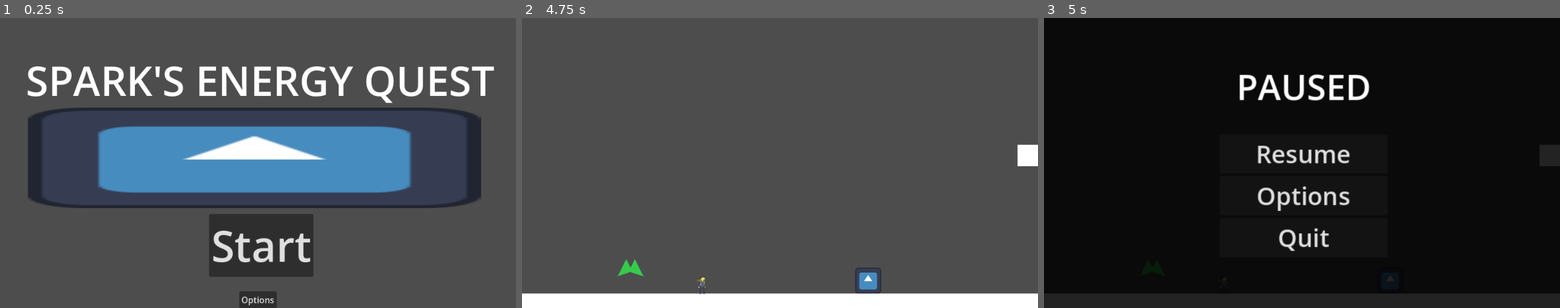
Above: before the commit, frames 1-3 (left to right).
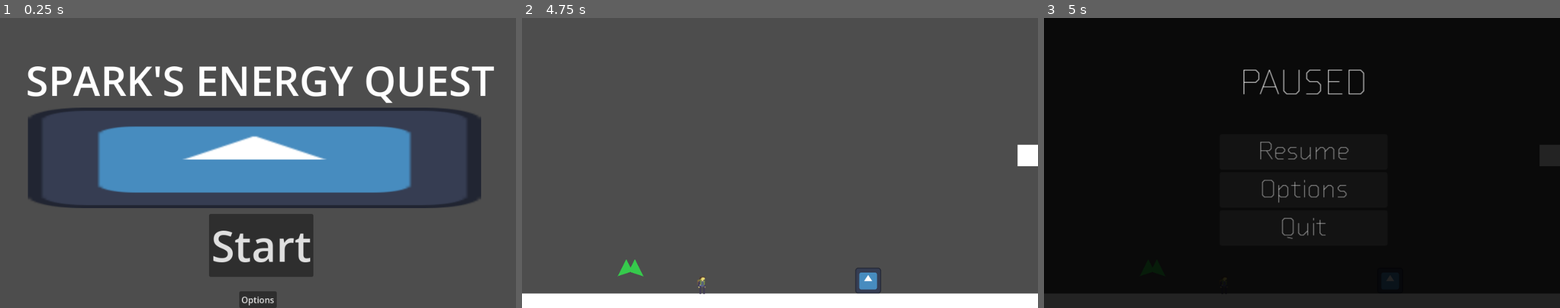
Above: after the commit, the same moments.

Repository: The-Spark-Industries/spark-energy
Game: Godot game, scene res://Master Scenes/titleScreen.tscn
Two runs of this game, one before a commit and one after it. Both use one fixed random seed, a clock stepped at 60 frames per second and the inputs below. The engine's default icon, where the game draws it, is replaced by a stand-in: a white triangle on a blue panel in a dark square.
Inputs:
- Up to frame 1 (0.25 s): no input
- Up to frame 2 (4.75 s): click "Start" at 0.5 s; tap Enter at 1.25, 2.75, 4.25 s; hold 2 (inventoryright) 1.28-2.78 s; tap E (interact) every 0.75 s from 1.35 to 4.35 s; tap Space (jump) at 1.52, 2, 2.27, 3.5, 3.77, 4.52 s; hold 1 (inventoryleft) 2.78-3.53 s; hold 2 (inventoryright) from 3.53 s (still down)
- Up to frame 3 (5 s): keep holding 2 (inventoryright); tap Escape (pause) at 4.9 s

Frames 1-2 are identical in both runs. In frame 3, 3.0% of the frame differs, in the area x 37-64%, y 17-81%.

Commit message:
Font implementation

Diff:
--- /dev/null
+++ b/Assets/lingualight.tres
@@ -0,0 +1,10 @@
+[gd_resource type="Theme" format=3 uid="uid://pjybtkwuayw2"]
+
+[ext_resource type="FontFile" uid="uid://b0m06fdvnsfg3" path="res://Assets/Visual/Lingua Light.otf" id="1_u1w56"]
+
+[resource]
+default_font = ExtResource("1_u1w56")
+/colors/white = Color(1, 1, 1, 1)
+/constants/a = 0
+/font_sizes/_24 = 24
+/fonts/font = ExtResource("1_u1w56")
--- a/Master Scenes/pauseMenu.tscn
+++ b/Master Scenes/pauseMenu.tscn
@@ -111,14 +111,27 @@
 offset_left = -59.0
 offset_top = -446.0
 offset_right = 59.0
-offset_bottom = -267.0
+offset_bottom = -397.0
 text = "Master Volume
+"
 
+[node name="volume3" type="Label" parent="optionsMenu" unique_id=135754434]
+layout_mode = 0
+offset_left = -59.0
+offset_top = -369.0
+offset_right = 59.0
+offset_bottom = -320.0
+text = "Music Volume
+"
 
-Music Volume
-
-
-Sound Volume"
+[node name="volume4" type="Label" parent="optionsMenu" unique_id=1431358799]
+layout_mode = 0
+offset_left = -59.0
+offset_top = -299.0
+offset_right = 59.0
+offset_bottom = -250.0
+text = "Sound Volume
+"
 
 [node name="volumeSlider1" type="HSlider" parent="optionsMenu" unique_id=1625656700]
 layout_mode = 0
--- a/Scripts/pause_menu.gd
+++ b/Scripts/pause_menu.gd
@@ -4,6 +4,7 @@
 
 # Called when the node enters the scene tree for the first time.
 func _ready() -> void:
+	self.theme=load("res://Assets/lingualight.tres")
 	visible = false
 	_bring_to_front()
 
Binary file added: Assets/Visual/Lingua Light.otf
Not shown, added: Assets/Visual/Lingua Light.otf.import
Binary file added: Assets/Visual/Lingua Regular.otf
Not shown, added: Assets/Visual/Lingua Regular.otf.import
Binary file added: Assets/Visual/Receipt Narrow.otf
Not shown, added: Assets/Visual/Receipt Narrow.otf.import
Not shown, changed: Assets/.DS_Store
